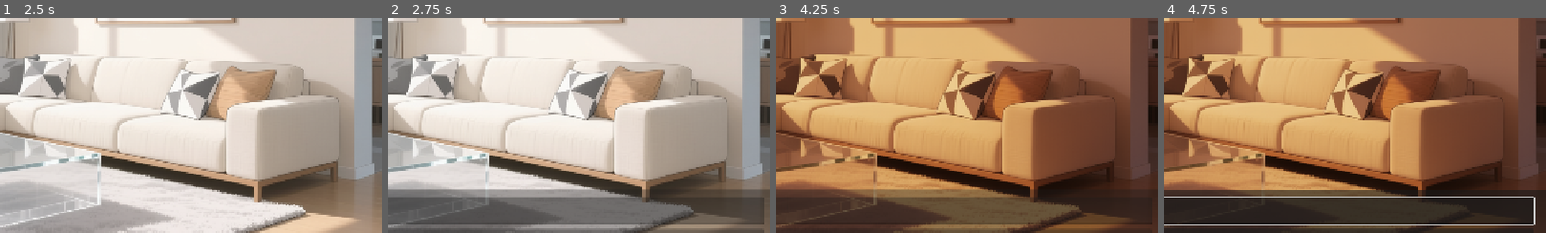
Above: before the commit, frames 1-4 (left to right).
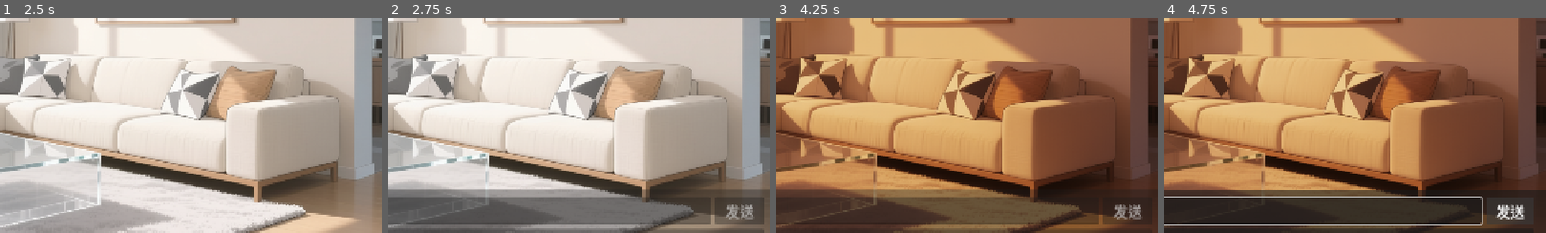
Above: after the commit, the same moments.

Repository: xhc2008/CABM-ED
Game: Godot game, scene res://scripts/main.tscn
The game is run twice, just before and just after one commit, with the same random seed, the same clock (stepped at 60 frames per second) and the same inputs.
Inputs (mouse positions are % of the whole screen's width and height, from its top left):
- Up to frame 1 (2.5 s): click (63, 59) at 0.5 s; click "自动调整时间" at 1.25 s; click "白天" at 2 s
- Up to frame 2 (2.75 s): no input
- Up to frame 3 (4.25 s): click "结束聊天" at 2.75 s; click "黄昏" at 3.5 s
- Up to frame 4 (4.75 s): click (96, 88) at 4.25 s, where only the run after the commit has a clickable "发送"
The pictures show only the part of the screen within x 50-100%, y 43-93%; the shares and areas given below are measured in that part.

Frame 1 is identical in both runs. In frame 2, 0.4% of the frame differs, in the area x 84-96%, y 86-96%; in frame 3, 0.4%; in frame 4, 0.9%, in the area x 82-98%, y 83-97%.

Commit message:
chore: 聊天框

Diff:
--- a/scripts/character.gd
+++ b/scripts/character.gd
@@ -8,7 +8,7 @@
 var background_node: TextureRect
 
 # 聊天状态的配置
-const CHAT_POSITION_RATIO = Vector2(0.5, 0.6) # 向下调整到0.5
+const CHAT_POSITION_RATIO = Vector2(0.5, 0.55) # 向下调整到0.5
 const CHAT_SCALE = 0.7
 
 func _ready():
--- a/scripts/chat_dialog.gd
+++ b/scripts/chat_dialog.gd
@@ -6,7 +6,9 @@
 @onready var vbox: VBoxContainer = $MarginContainer/VBoxContainer
 @onready var character_name_label: Label = $MarginContainer/VBoxContainer/CharacterNameLabel
 @onready var message_label: Label = $MarginContainer/VBoxContainer/MessageLabel
-@onready var input_field: LineEdit = $MarginContainer/VBoxContainer/InputField
+@onready var input_container: HBoxContainer = $MarginContainer/VBoxContainer/InputContainer
+@onready var input_field: LineEdit = $MarginContainer/VBoxContainer/InputContainer/InputField
+@onready var send_button: Button = $MarginContainer/VBoxContainer/InputContainer/SendButton
 @onready var end_button: Button = $MarginContainer/VBoxContainer/EndButton
 @onready var continue_indicator: Label = $ContinueIndicator
 
@@ -16,16 +18,66 @@
 var typing_timer: Timer
 var char_index: int = 0
 var waiting_for_continue: bool = false
-var is_animating: bool = false  # 标记是否正在进行高度动画
+var is_animating: bool = false # 标记是否正在进行高度动画
 
 const INPUT_HEIGHT = 120.0
-const REPLY_HEIGHT = 300.0
+const REPLY_HEIGHT = 200.0
 const ANIMATION_DURATION = 0.3
-const TYPING_SPEED = 0.05  # 每个字符的显示间隔
+const TYPING_SPEED = 0.05 # 每个字符的显示间隔
+
+func _ensure_ui_structure():
+	"""确保UI结构正确，如果场景文件中没有InputContainer则动态创建"""
+	# 检查是否需要重构UI
+	var old_input_field = vbox.get_node_or_null("InputField")
+	if old_input_field != null:
+		# 需要重构：将InputField移到新的InputContainer中
+		print("检测到旧的UI结构，正在重构...")
+
+		# 创建InputContainer
+		var new_input_container = HBoxContainer.new()
+		new_input_container.name = "InputContainer"
+		new_input_container.add_theme_constant_override("separation", 8)
+
+		# 从VBox中移除旧的InputField
+		vbox.remove_child(old_input_field)
+
+		# 将InputField添加到InputContainer
+		new_input_container.add_child(old_input_field)
+		old_input_field.size_flags_horizontal = Control.SIZE_EXPAND_FILL
+
+		# 创建SendButton
+		var new_send_button = Button.new()
+		new_send_button.name = "SendButton"
+		new_send_button.text = "发送"
+		new_send_button.custom_minimum_size = Vector2(80, 0)
+		new_input_container.add_child(new_send_button)
+
+		# 将InputContainer添加到VBox中（在EndButton之前）
+		var end_btn = vbox.get_node_or_null("EndButton")
+		if end_btn:
+			var end_btn_index = end_btn.get_index()
+			vbox.add_child(new_input_container)
+			vbox.move_child(new_input_container, end_btn_index)
+		else:
+			vbox.add_child(new_input_container)
+
+		# 更新引用
+		input_container = new_input_container
+		input_field = old_input_field
+		send_button = new_send_button
+
+		print("UI重构完成")
 
 func _ready():
-	end_button.pressed.connect(_on_end_button_pressed)
-	input_field.text_submitted.connect(_on_input_submitted)
+	# 如果节点不存在，动态创建
+	_ensure_ui_structure()
+
+	if end_button:
+		end_button.pressed.connect(_on_end_button_pressed)
+	if send_button:
+		send_button.pressed.connect(_on_send_button_pressed)
+	if input_field:
+		input_field.text_submitted.connect(_on_input_submitted)
 
 	# 创建打字机效果的计时器
 	typing_timer = Timer.new()
@@ -79,20 +131,25 @@
 	waiting_for_continue = false
 	character_name_label.visible = false
 	message_label.visible = false
+	input_container.visible = true
 	input_field.visible = true
+	send_button.visible = true
 	continue_indicator.visible = false
+	end_button.visible = true # 输入模式下显示结束按钮
 	input_field.text = ""
 	input_field.placeholder_text = "输入消息..."
-	input_field.modulate.a = 1.0  # 确保透明度重置
+	input_field.modulate.a = 1.0 # 确保透明度重置
+	input_container.modulate.a = 1.0 # 确保透明度重置
 	custom_minimum_size.y = INPUT_HEIGHT
 
 func _setup_reply_mode():
 	is_input_mode = false
 	character_name_label.visible = true
 	message_label.visible = true
-	input_field.visible = false
-	character_name_label.modulate.a = 1.0  # 确保透明度重置
-	message_label.modulate.a = 1.0  # 确保透明度重置
+	input_container.visible = false
+	end_button.visible = false # 回复模式下隐藏结束按钮
+	character_name_label.modulate.a = 1.0 # 确保透明度重置
+	message_label.modulate.a = 1.0 # 确保透明度重置
 	character_name_label.text = app_config.get("character_name", "角色")
 	custom_minimum_size.y = REPLY_HEIGHT
 
@@ -131,6 +188,9 @@
 	await get_tree().create_timer(0.3).timeout
 	chat_ended.emit()
 
+func _on_send_button_pressed():
+	_on_input_submitted(input_field.text)
+
 func _on_input_submitted(text: String):
 	if text.strip_edges().is_empty():
 		return
@@ -148,20 +208,23 @@
 	_start_typing_effect(reply)
 
 func _transition_to_reply_mode():
-	# 第一步：输入框淡出
+	# 第一步：输入容器和结束按钮淡出
 	var fade_tween = create_tween()
-	fade_tween.tween_property(input_field, "modulate:a", 0.0, ANIMATION_DURATION * 0.5)
+	fade_tween.set_parallel(true)
+	fade_tween.tween_property(input_container, "modulate:a", 0.0, ANIMATION_DURATION * 0.5)
+	fade_tween.tween_property(end_button, "modulate:a", 0.0, ANIMATION_DURATION * 0.5)
 	await fade_tween.finished
 
-	# 第二步：隐藏输入框
-	input_field.visible = false
+	# 第二步：隐藏输入容器和结束按钮
+	input_container.visible = false
+	end_button.visible = false
 
 	# 第三步：准备回复UI元素（但保持透明）
 	is_input_mode = false
 	character_name_label.visible = true
 	message_label.visible = true
 	character_name_label.text = app_config.get("character_name", "角色")
-	message_label.text = ""  # 清除之前的内容
+	message_label.text = "" # 清除之前的内容
 	character_name_label.modulate.a = 0.0
 	message_label.modulate.a = 0.0
 
@@ -178,7 +241,6 @@
 	is_animating = false
 
 func _transition_to_input_mode():
-
 	# 第一步：回复内容淡出
 	var fade_tween = create_tween()
 	fade_tween.set_parallel(true)
@@ -190,23 +252,26 @@
 	character_name_label.visible = false
 	message_label.visible = false
 
-	# 第三步：准备输入框（但保持透明）
+	# 第三步：准备输入容器和结束按钮（但保持透明）
 	is_input_mode = true
 	waiting_for_continue = false
 	continue_indicator.visible = false
-	input_field.visible = true
+	input_container.visible = true
+	end_button.visible = true
 	input_field.text = ""
 	input_field.placeholder_text = "输入消息..."
-	input_field.modulate.a = 0.0
-
-	# 第四步：高度变化和输入框淡入同时进行
+	input_container.modulate.a = 0.0
+	end_button.modulate.a = 0.0
+
+	# 第四步：高度变化和输入容器、结束按钮淡入同时进行
 	is_animating = true
 	var combined_tween = create_tween()
 	combined_tween.set_parallel(true)
 	# 同时动画 custom_minimum_size 和 size
 	combined_tween.tween_property(self, "custom_minimum_size:y", INPUT_HEIGHT, ANIMATION_DURATION).set_trans(Tween.TRANS_CUBIC).set_ease(Tween.EASE_OUT)
 	combined_tween.tween_property(self, "size:y", INPUT_HEIGHT, ANIMATION_DURATION).set_trans(Tween.TRANS_CUBIC).set_ease(Tween.EASE_OUT)
-	combined_tween.tween_property(input_field, "modulate:a", 1.0, ANIMATION_DURATION)
+	combined_tween.tween_property(input_container, "modulate:a", 1.0, ANIMATION_DURATION)
+	combined_tween.tween_property(end_button, "modulate:a", 1.0, ANIMATION_DURATION)
 
 	# 等待动画完成
 	await combined_tween.finished
